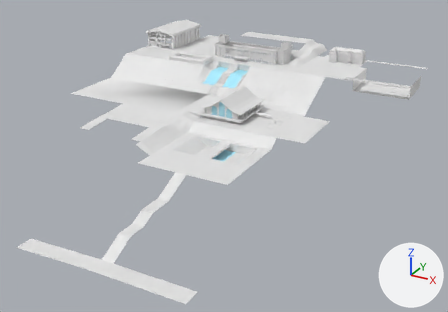
A saved change to the FBX model _Models/map.fbx.
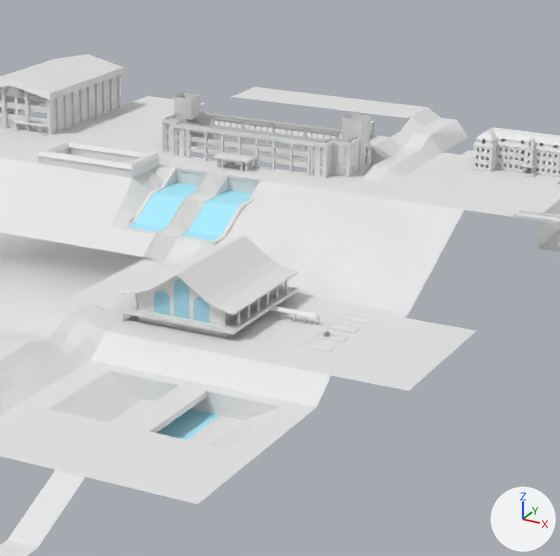
Old and new are each drawn whole from a 50 mm camera at (3552.0, -6801.0, 2085.0) aimed at (446.0, -1155.0, -738.0) and again close up on the part from 35% to 81% of the width and 0% to 65% of the height. Lighting does not change. The marker at lower right points along +X, +Y and +Z. Where no turn or scale is listed for an object, it has been applied to the vertices. Vertices at the same position are counted once.

The older version as bpy lines, for what is in view:
```python
ob_school_ba_walls = bpy.data.objects.new('school_ba_walls', me_walls_012)
ob_school_ba_walls.location = (0.0, 0.0, 0.0)
ob_school_bb_ground = bpy.data.objects.new('school_bb_ground', me_walls_002)
ob_school_bb_ground.parent = ob_school_block_b
ob_school_bb_ground.location = (0.0, 41.0, 6.75)
ob_school_bb_walls = bpy.data.objects.new('school_bb_walls', me_walls_000)
ob_school_bb_walls.parent = ob_school_block_b
ob_school_bb_walls.location = (0.0, 41.0, 6.75)
ob_walkroad = bpy.data.objects.new('walkroad', me_ground)
ob_walkroad.location = (0.0, 0.0, 0.0)
# also in view: 'terrain' at (312.0, -783.0, -184.0); 'lib_walls' at (561.0, -966.0, -168.0); 'prof_walls' at (1200.0, 708.0, 82.0); 'gym_walls' at (-1314.0, 574.0, 130.0)
```
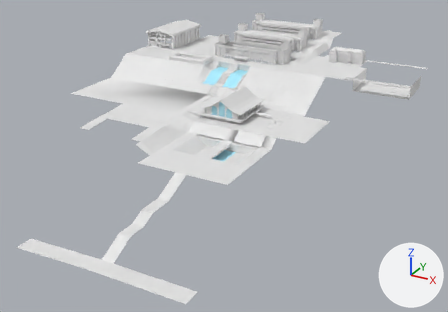
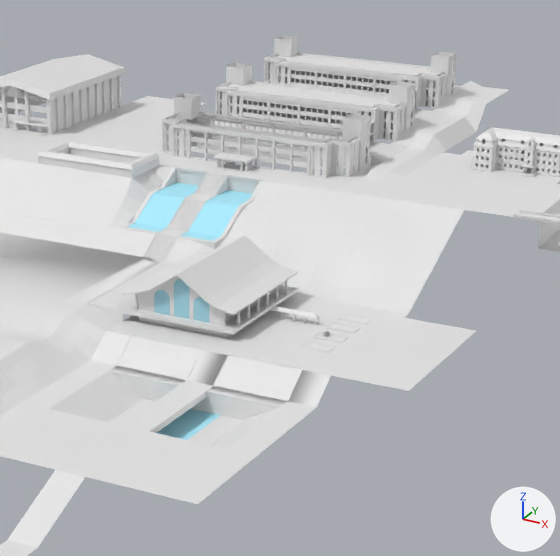
Location of each change, (x1, y1, x2, y2) in pixels of the close-ups (560 x 556 px; the box of a moved part takes in the faces that stretch with it):
'walkroad', reshaped
    before: (0, 87, 560, 556)
    after: (0, 81, 560, 556)
'school_bb_walls', shown
    after: (215, 63, 418, 142)
'school_bc_walls', added
    after: (264, 36, 457, 109)
    faces in mat_wall_01 (white #e7e7e7): (266, 36, 456, 108)
    faces in mat_bricks_01 (white #e7e7e7): (264, 36, 457, 109)
'school_bb_ground', shown
    after: (221, 83, 402, 139)
'school_bc_ground', added
    after: (268, 55, 444, 106)
part 1 of me_walls_002, rebuilt (not visible before)
    after: (221, 83, 402, 109)
part 2 of me_walls_002, rebuilt (not visible before)
    after: (221, 96, 393, 120)
part 3 of me_walls_002, added
    after: (221, 107, 393, 130)
part 4 of me_ground, moved or reshaped
    before: (206, 87, 468, 184)
    after: (214, 81, 509, 184)
part 5 of me_ground, built on
    before: (307, 314, 370, 347)
    after: (87, 263, 303, 402)
part 6 of me_walls_000, moved or reshaped (not visible before)
    after: (385, 111, 392, 140)
part 7 of me_walls_000, built on
    after: (215, 63, 418, 142)

The change in detail:
me_ground is used by ob_walkroad; location (0.0, 0.0, 0.0).
me_ground had 2765 vertices, 1627 faces and spanned x -1536.0..2186.0, y -3714.0..1224.0, z -720.0..126.0.
me_ground now has 2855 vertices, 1707 faces and spans x -1536.0..2186.0, y -3714.0..1812.0, z -720.0..144.0.
me_ground part 4: 22 vertices moved from x -450.0..756.0, y 336.0..1056.0, z 0.0..126.0 to x -450.0..756.0, y 336.0..1116.0, z 0.0..72.0; 13 vertices removed from x -444.0..756.0, y 828.0..1200.0, z 0.0..126.0; 39 vertices added at x -444.0..756.0, y 768.0..1812.0, z 0.0..144.0.
me_ground part 5: 9 vertices removed from x 204.0..1080.0, y -1176.0..-672.0, z -286.0..-250.0; 73 vertices added at x 33.0..1071.0, y -1515.0..-672.0, z -372.0..-237.0.
me_walls_000 is used by ob_school_bb_walls; parent ob_school_block_b; location (0.0, 41.0, 6.75).
me_walls_000 had 2055 vertices, 1358 faces and spanned x -38.5..46.0, y 18.0..59.5, z 0.0..28.2.
me_walls_000 now has 2430 vertices, 1329 faces and spans x -38.5..46.0, y 59.0..105.5, z 3.8..24.2.
me_walls_000 part 6: the loose piece of 8 vertices spanning x 25.5..26.0, y 35.9..36.1, z 7.5..11.5 is scaled about its middle by (4, 2, 2.94), then moved by (15.5, 28.8, 0.4), in mat_wall_01 (white #e7e7e7).
me_walls_000 part 7: 1024 vertices removed from x -38.5..46.0, y 18.0..59.5, z 0.0..28.2; 2190 vertices added at x -38.5..46.0, y 59.0..105.5, z 3.8..24.2.
me_walls_000 no longer uses material mat_grass_01 (white #e7e7e7).
me_walls_002 is used by ob_school_bb_ground; parent ob_school_block_b; location (0.0, 41.0, 6.75).
me_walls_002 had 58 vertices, 23 faces and spanned x -37.0..44.5, y 18.5..36.0, z 0.0..19.8.
me_walls_002 now has 106 vertices, 50 faces and spans x -37.0..44.5, y 13.5..36.0, z 0.0..12.8.
me_walls_002 part 1: the loose piece of 10 vertices spanning x -36.5..44.0, y 19.0..35.5, z 13.0 is rebuilt with 12 vertices and now spans x -37.0..44.5, y 13.5..36.0, z 12.8.
me_walls_002 part 2: the loose piece of 10 vertices spanning x -36.5..44.0, y 19.0..35.5, z 6.2..6.3 is rebuilt with 18 vertices and now spans x -36.7..44.2, y 13.8..35.8, z 8.0.
me_walls_002 part 3: a new loose piece of 18 vertices spanning x -36.7..44.2, y 13.8..35.8, z 4.0, in mat_wall_01 (white #e7e7e7).
Mesh me_walls_017 is new.
It has 106 vertices, 50 faces and spans x -444.0..534.0, y 162.0..432.0, z 0.0..153.0.
It uses material mat_wall_01 (white #e7e7e7).
Mesh me_walls_015 is new.
It has 2389 vertices, 1303 faces and spans x -462.0..552.0, y 708.0..990.0, z 45.0..291.0.
Faces by material slot: [603, 700].
It uses material mat_wall_01 (white #e7e7e7).
It uses material mat_bricks_01 (white #e7e7e7).
Object 'school_bb_walls' (ob_school_bb_walls) is now shown.
Object 'school_bb_walls' (ob_school_bb_walls) moves from (0.0, 41.0, 6.75) to (0.0, 0.0, 0.0).
Object 'school_bb_ground' (ob_school_bb_ground) is now shown.
Object 'school_bb_ground' (ob_school_bb_ground) moves from (0.0, 41.0, 6.75) to (0.0, 46.0, 4.0).
Object 'school_bc_ground' (ob_school_bc_ground) is new; it shows me_walls_017.
Its location is (0.0, 1104.0, 96.0).
Object 'school_bc_walls' (ob_school_bc_walls) is new; it shows me_walls_015.
Its location is (0.0, 552.0, 48.0).
